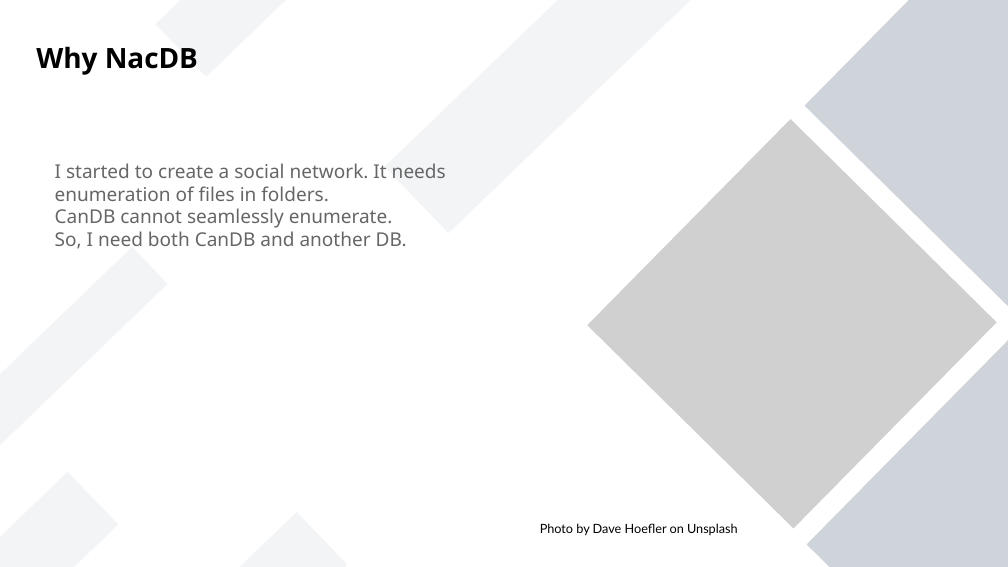
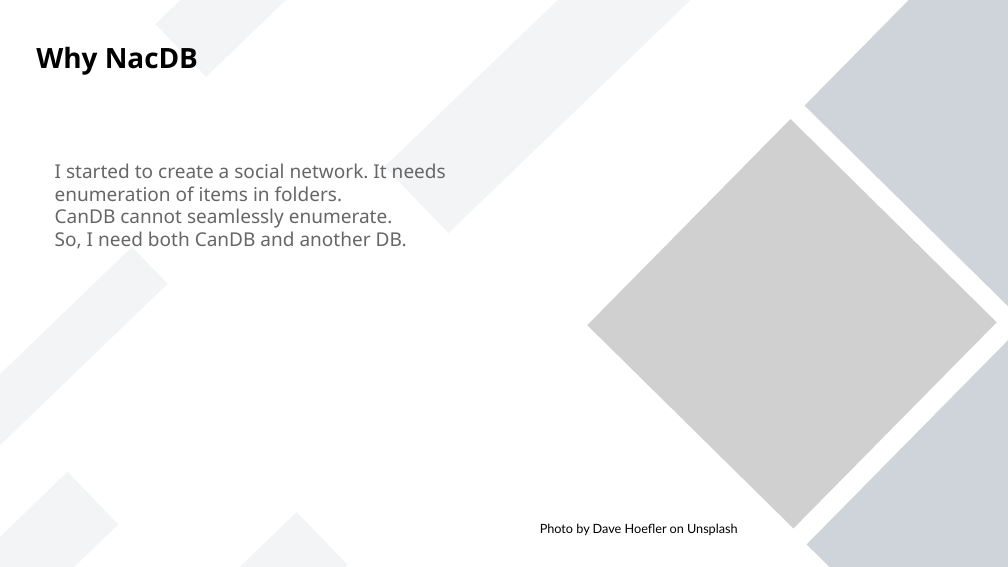
Before and after one commit to vporton/NacDB, a slide deck: slide 2 of docs/presentation.odp. Drawn at 1008x567 pixels with LibreOffice and Linux fonts; fonts in the diff are those of the drawing; grey boxes stand for pictures. Boxes give left, top, right and bottom in pixels: in the first picture for what was removed or moved away, otherwise in the second. Text is boxed around its words. In the diff, an @@ line names an element or a change of style, - is before the commit and + after.

Commit message:
presentation modified

```diff
--- a/docs/presentation.odp
+++ b/docs/presentation.odp
@@ text at bbox=[55, 163, 446, 201]: text changed @@
-I started to create a social network. It needs enumeration of files in folders.
+I started to create a social network. It needs enumeration of items in folders.
```
Also in this commit, not shown: 1 other slide changed.
